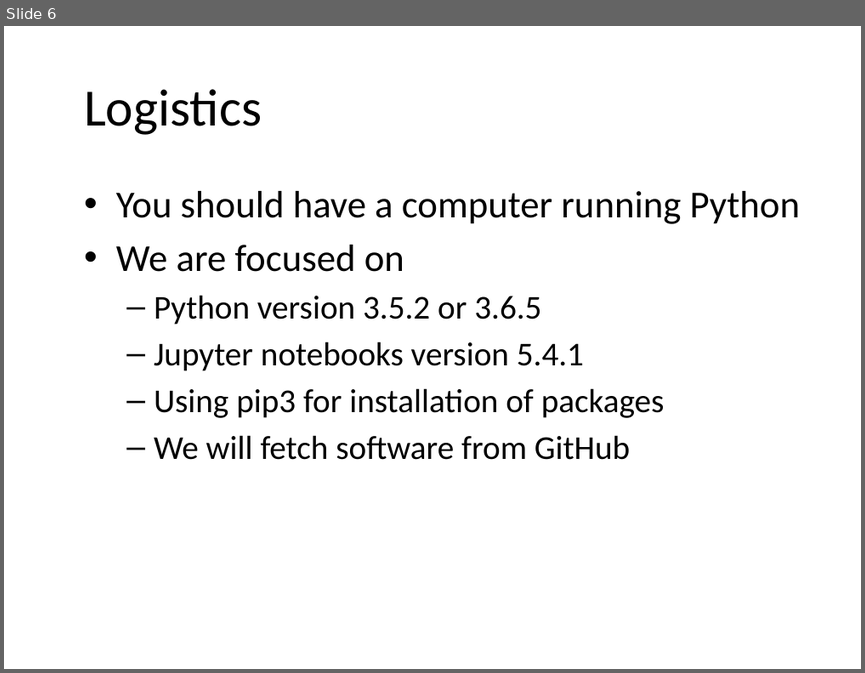
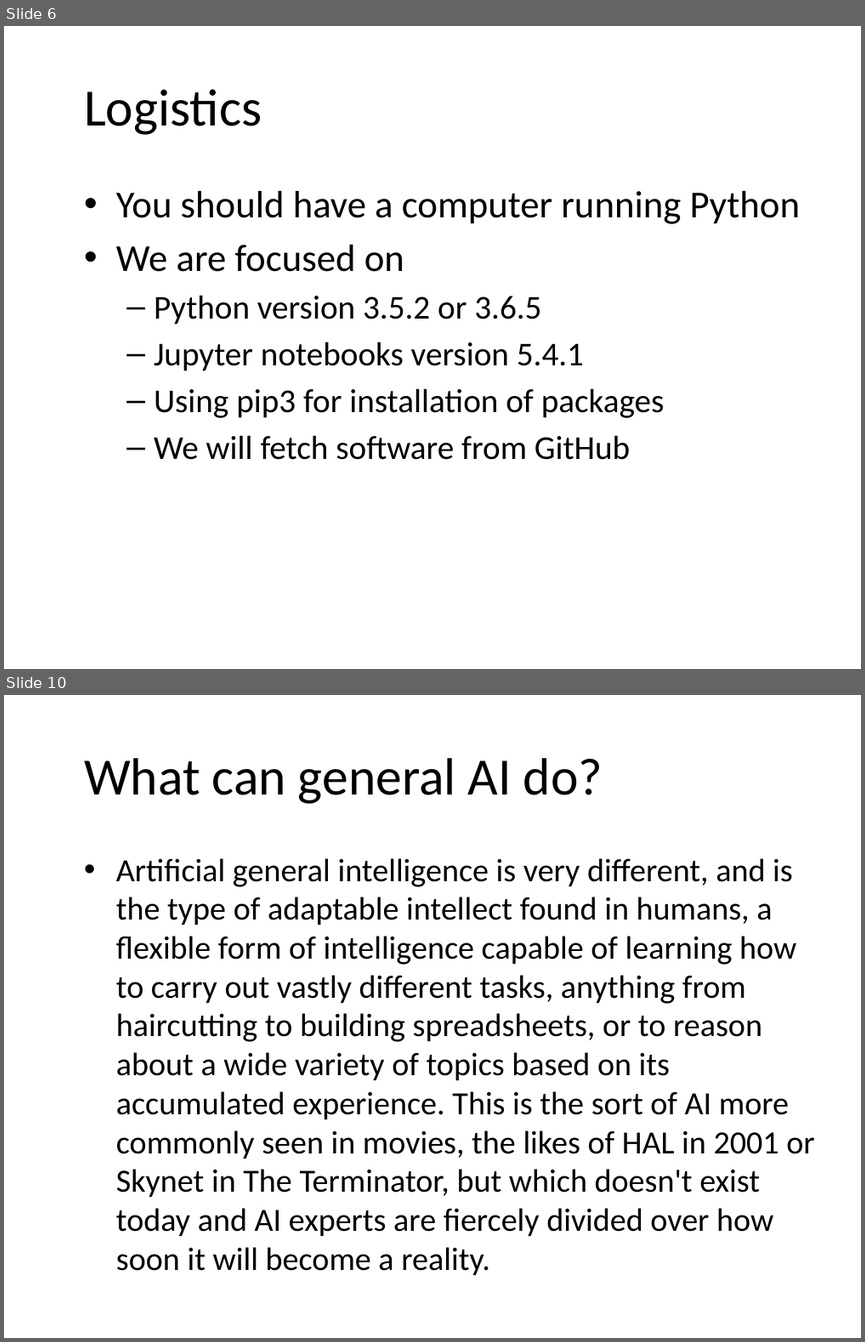
Before and after one commit to JeffRisberg/PythonNotebooksForAI, a slide deck: Documents/10-Introduction.pptx. Shown one above the other, each under a label of ours: slide 6 before the commit, slides 6 and 10 after it; the slides between them are not shown. The pictures are 865x673 and 865x1342 pixels, drawn with LibreOffice and Linux fonts; fonts in the diff are those of the drawing; background and template pictures are left out. Boxes give left, top, right and bottom in pixels: in the first picture for what was removed or moved away, otherwise in the second. Text is boxed around its words. In the diff, an @@ line names an element or a change of style, - is before the commit and + after.

```diff
--- a/Documents/10-Introduction.pptx
+++ b/Documents/10-Introduction.pptx
@@ slide 10 added at (4, 695, 861, 1338), background picture (left out) @@
@@ title added at (84, 758, 602, 804), 44 pt, text #000000 @@
+What can general AI do?
@@ text added at (116, 858, 814, 1236), 27.2 pt, text #000000 @@
+• Artificial general intelligence is very different, and is the type of adaptable intellect found in humans, a flexible form of intelligence capable of learning how to carry out vastly different tasks, anything from haircutting to building spreadsheets, or to reason about a wide variety of topics based on its accumulated experience. This is the sort of AI more commonly seen in movies, the likes of HAL in 2001 or Skynet in The Terminator, but which doesn't exist today and AI experts are fiercely divided over how soon it will become a reality.
```
Also in this commit, not shown: 1 slide changed, 13 other slides added, 1 slide removed.
